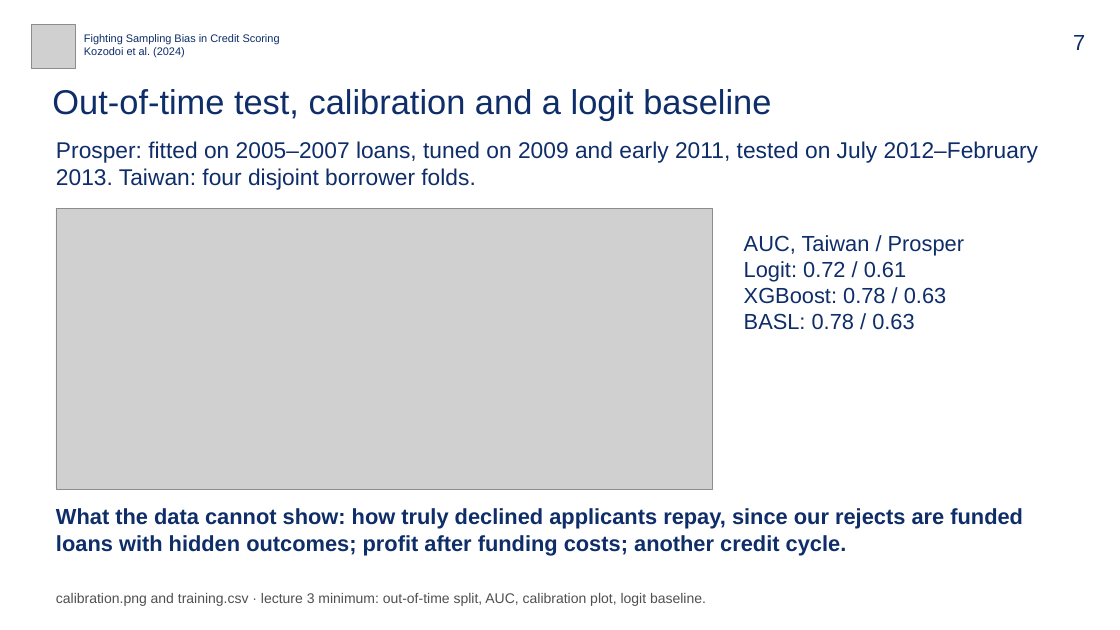
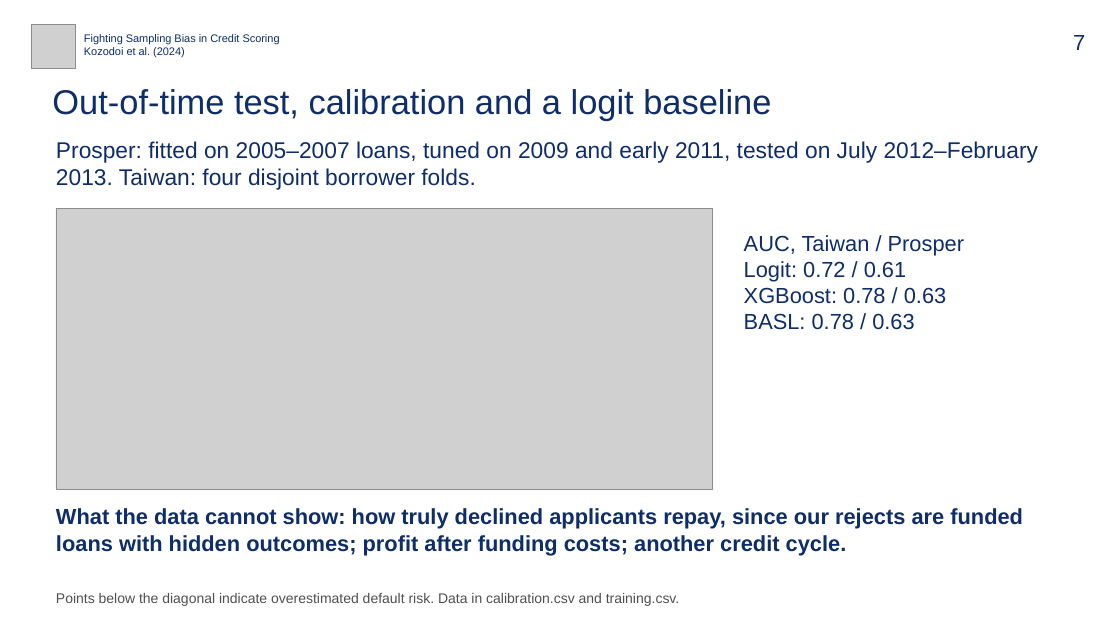
Before and after one commit to bigpurota/paper11, a slide deck: slide 7 of slides/paper11.pptx. Drawn at 1120x630 pixels with LibreOffice and Linux fonts; fonts in the diff are those of the drawing; grey boxes stand for pictures. Boxes give left, top, right and bottom in pixels: in the first picture for what was removed or moved away, otherwise in the second. Text is boxed around its words. In the diff, an @@ line names an element or a change of style, - is before the commit and + after.

```diff
--- a/slides/paper11.pptx
+++ b/slides/paper11.pptx
@@ text at [56,593,680,606]: text changed @@
-calibration.png and training.csv · lecture 3 minimum: out-of-time split, AUC, calibration plot, logit baseline.
+Points below the diagonal indicate overestimated default risk. Data in calibration.csv and training.csv.
```
Also in this commit, not shown: 1 other slide changed, 12 other files.
